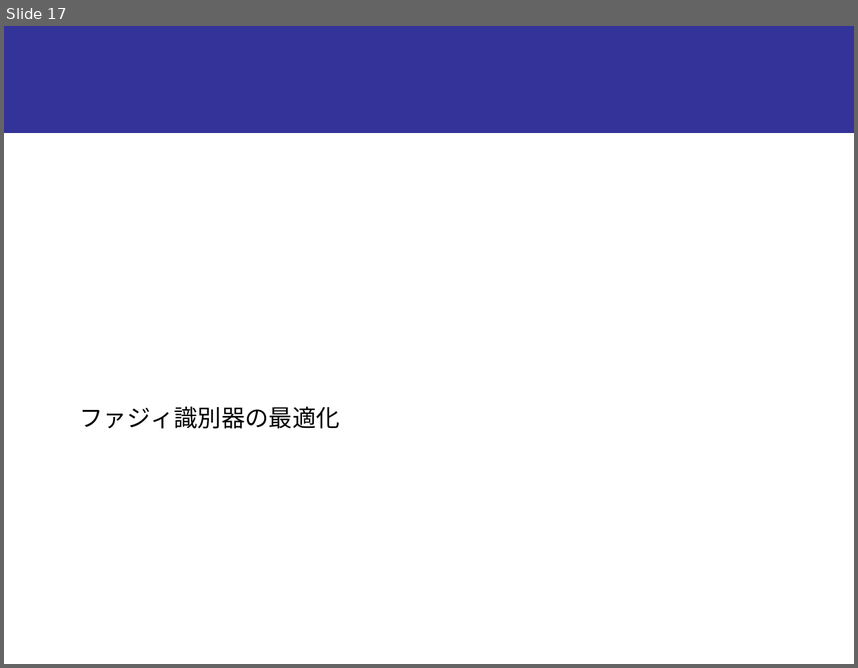
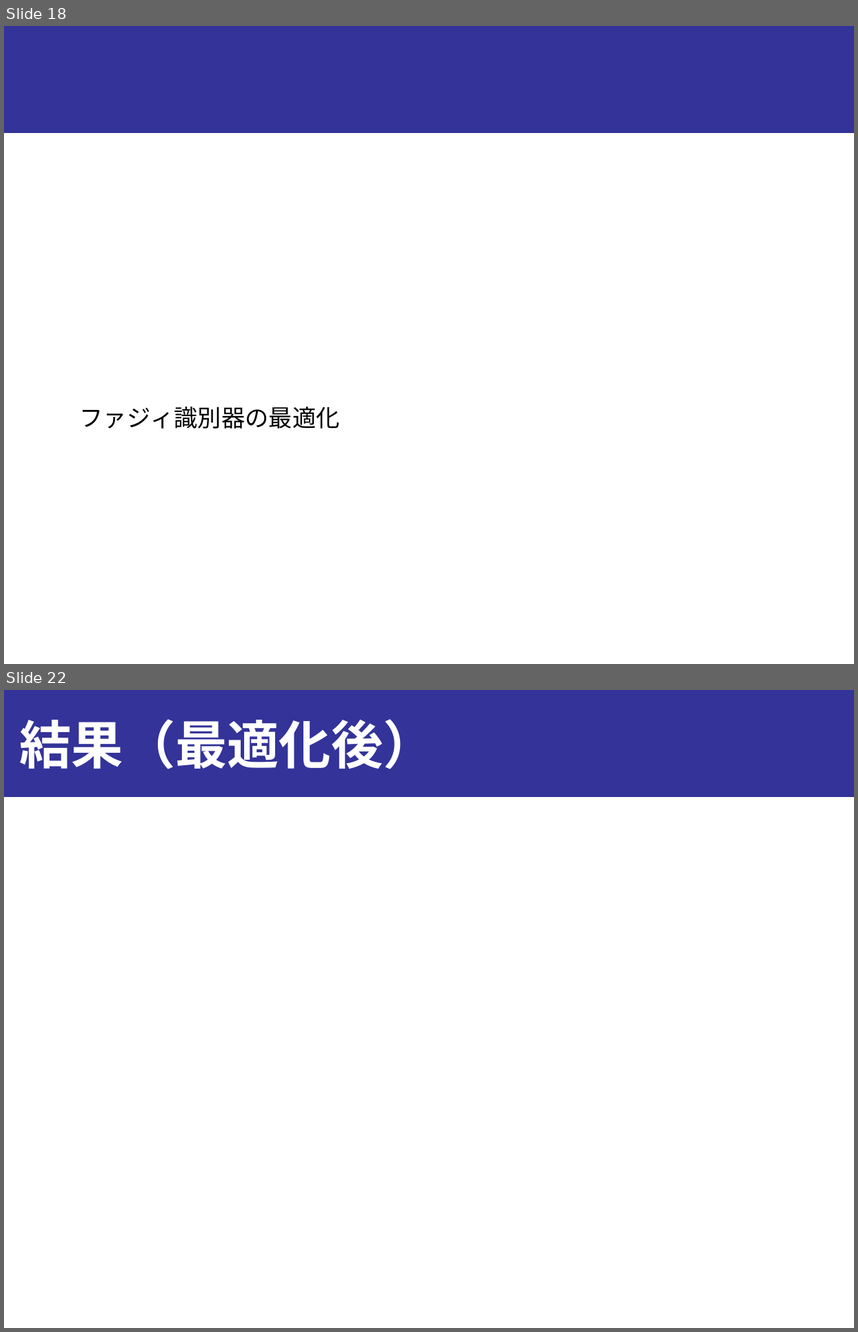
Before and after one commit to onikUone/slides, a slide deck: Junior_ex3/ex3_下書き.pptx. Shown one above the other, each under a label of ours: slide 17 before the commit, slides 18 and 22 after it; the slides between them are not shown. The pictures are 858x668 and 858x1332 pixels, drawn with LibreOffice and Linux fonts; fonts in the diff are those of the drawing. Boxes give left, top, right and bottom in pixels: in the first picture for what was removed or moved away, otherwise in the second. Text is boxed around its words. In the diff, an @@ line names an element or a change of style, - is before the commit and + after.

```diff
--- a/Junior_ex3/ex3_下書き.pptx
+++ b/Junior_ex3/ex3_下書き.pptx
@@ slide 22 added at bbox=[4, 690, 854, 1328], background #FFFFFF; not listed: 1 template element that a slide beside it also shows @@
@@ title added at bbox=[20, 719, 435, 769], 44 pt, text #FFFFFF, bold @@
+結果（最適化後）
@@ what was slide 17 is now slide 18 @@
```
Also in this commit, not shown: 2 slides changed, 2 other slides added, 3 slides removed, 1 other file.
